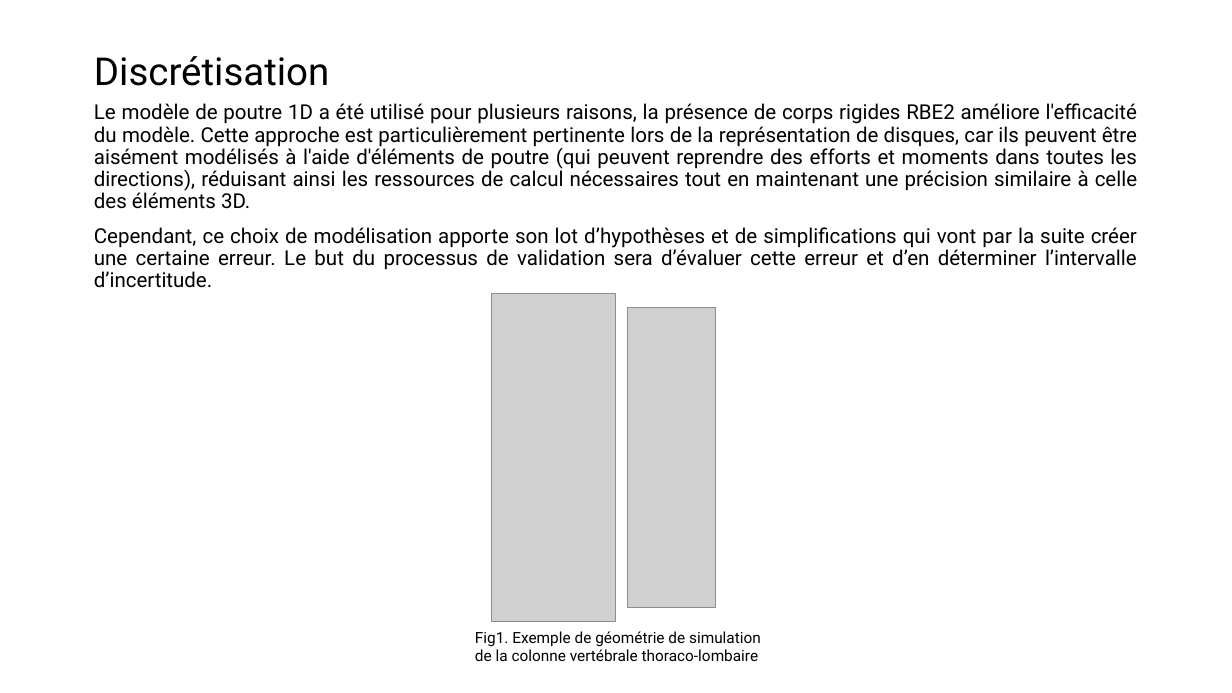
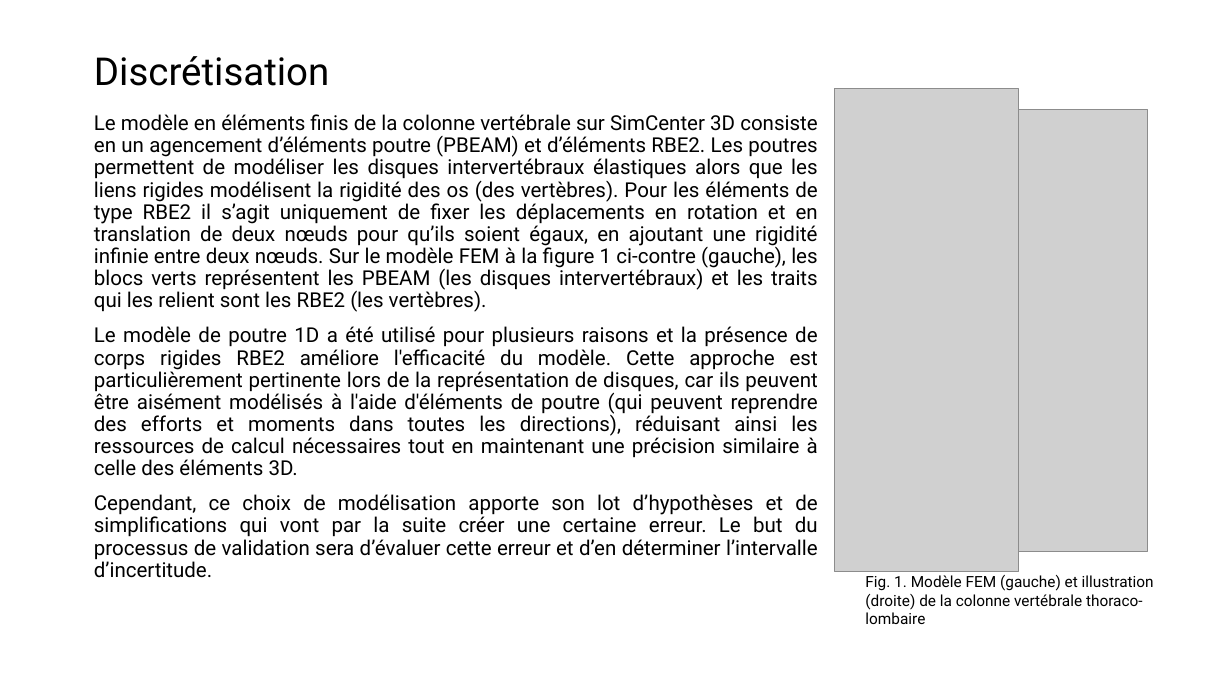
Before and after one commit to AcileSf/MEC8211ProjetFinal, a slide deck: slide 4 of Rapport_Projet_V1.pptx. Drawn at 1232x693 pixels with LibreOffice and Linux fonts; fonts in the diff are those of the drawing; grey boxes stand for pictures. Boxes give left, top, right and bottom in pixels: in the first picture for what was removed or moved away, otherwise in the second. Text is boxed around its words. In the diff, an @@ line names an element or a change of style, - is before the commit and + after.

```diff
--- a/Rapport_Projet_V1.pptx
+++ b/Rapport_Projet_V1.pptx
@@ picture: place and size @@
-picture at [492, 294, 616, 622]
+picture at [835, 89, 1019, 572]
@@ text "Le modèle en éléments finis ...": place and size @@
-text "Le modèle en éléments finis ..." at [94, 103, 1137, 288]
+text "Le modèle en éléments finis ..." at [94, 114, 818, 578]
@@ text at [94, 114, 818, 476]: text changed @@
-Le modèle de poutre 1D a été utilisé pour plusieurs raisons, la présence de corps rigides RBE2 améliore l'efficacité du modèle. Cette approche est particulièrement pertinente lors de la représentation de disques, car ils peuvent être aisément modélisés à l'aide d'éléments de poutre (qui peuvent reprendre des efforts et moments dans toutes les directions), réduisant ainsi les ressources de calcul nécessaires tout en maintenant une précision similaire à celle des éléments 3D.
+Le modèle en éléments finis de la colonne vertébrale sur SimCenter 3D consiste en un agencement d’éléments poutre (PBEAM) et d’éléments RBE2. Les poutres permettent de modéliser les disques intervertébraux élastiques alors que les liens rigides modélisent la rigidité des os (des vertèbres). Pour les éléments de type RBE2 il s’agit uniquement de fixer les déplacements en rotation et en translation de deux nœuds pour qu’ils soient égaux, en ajoutant une rigidité infinie entre deux nœuds. Sur le modèle FEM à la figure 1 ci-contre (gauche), les blocs verts représentent les PBEAM (les disques intervertébraux) et les traits qui les relient sont les RBE2 (les vertèbres).
+Le modèle de poutre 1D a été utilisé pour plusieurs raisons et la présence de corps rigides RBE2 améliore l'efficacité du modèle. Cette approche est particulièrement pertinente lors de la représentation de disques, car ils peuvent être aisément modélisés à l'aide d'éléments de poutre (qui peuvent reprendre des efforts et moments dans toutes les directions), réduisant ainsi les ressources de calcul nécessaires tout en maintenant une précision similaire à celle des éléments 3D.
@@ picture: place and size @@
-picture at [628, 307, 716, 607]
+picture at [1019, 109, 1148, 552]
@@ text at [865, 575, 1154, 624]: text changed @@
-Fig1. Exemple de géométrie de simulation de la colonne vertébrale thoraco-lombaire
+Fig. 1. Modèle FEM (gauche) et illustration (droite) de la colonne vertébrale thoraco-lombaire
```
Also in this commit, not shown: 8 other slides changed, 3 slides added, 1 other file.
